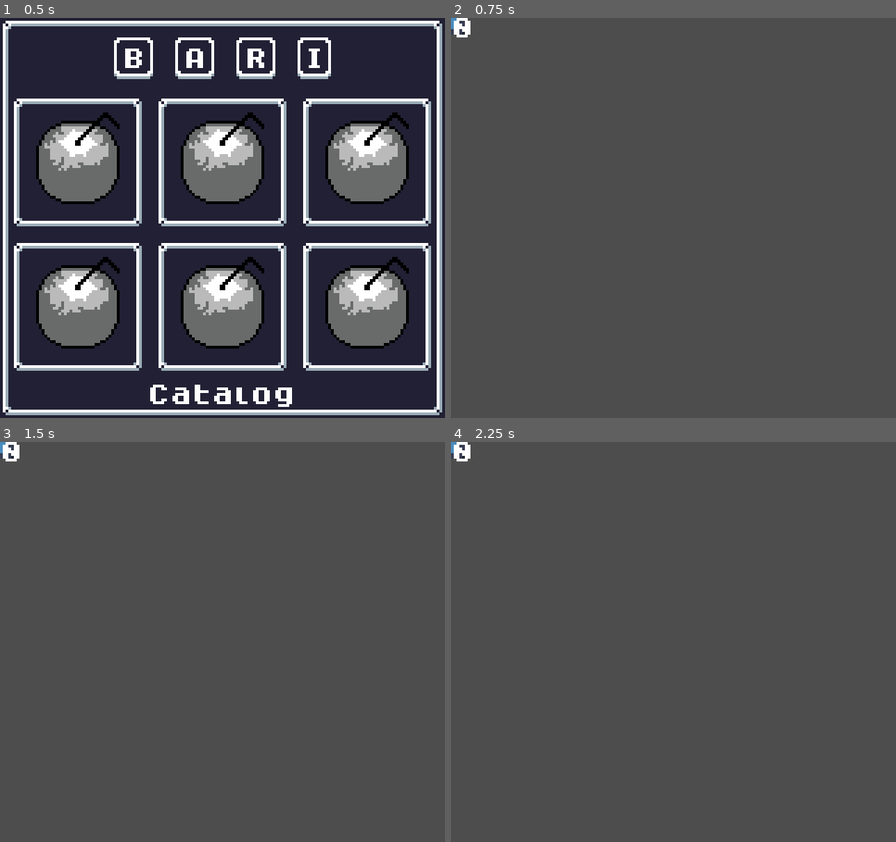
Above: before the commit, frames 1-4 (two rows, left to right).
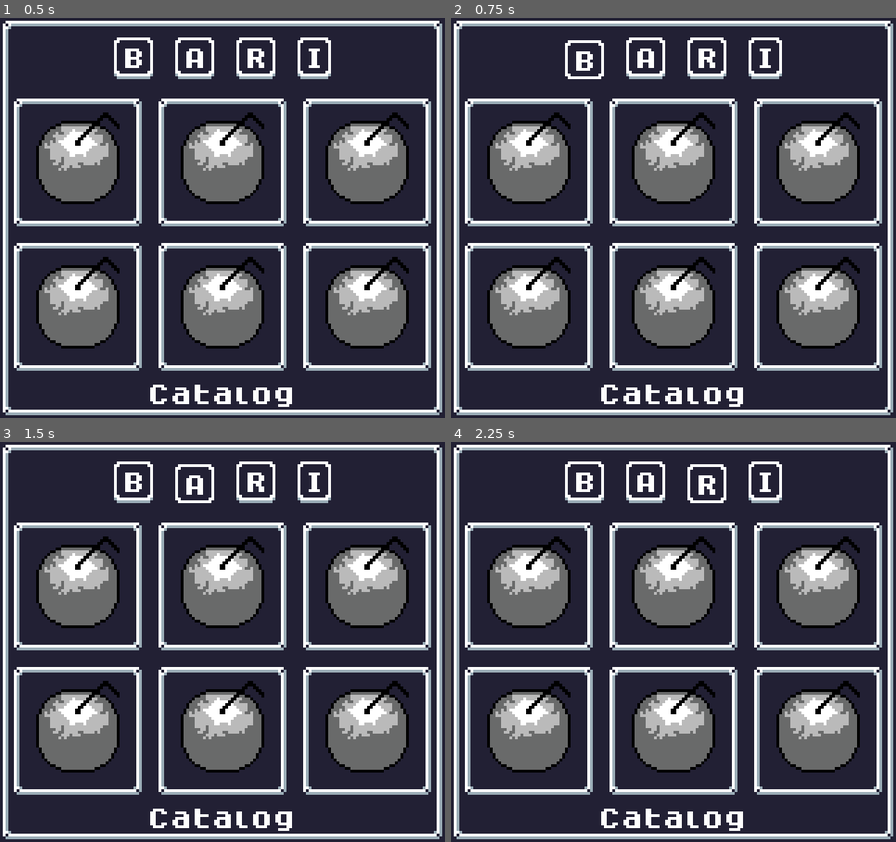
Above: after the commit, the same moments.

Repository: andrebariani/gbjam_12_spooky_fishing
Game: Godot game, scene res://scenes/ui/gallery.tscn
The game is run twice, just before and just after one commit, with the same random seed, the same clock (stepped at 60 frames per second) and the same inputs. This scene is started directly instead of the project's main scene. The engine's default icon, where the game draws it, is replaced by a stand-in: a white triangle on a blue panel in a dark square.
Inputs (mouse positions are in pixels of both pictures, inside the frame that each line leads up to):
- Up to frame 1 (0.5 s): no input
- Up to frame 2 (0.75 s): click "B" at 0.5 s
- Up to frame 3 (1.5 s): click (195, 482) at 1.25 s, where only the run after the commit has a clickable "A"
- Up to frame 4 (2.25 s): click (709, 482) at 2 s, where only the run after the commit has a clickable "R"

Frame 1 is identical in both runs. In frame 2, 100% of the frame differs, in the area x 0-100%, y 0-100%; in frame 3, 100%; in frame 4, 100%.

Commit message:
More Ui updates

Diff:
--- /dev/null
+++ b/scenes/ui/fish_details.gd
@@ -0,0 +1,11 @@
+extends Control
+
+
+# Called when the node enters the scene tree for the first time.
+func _ready() -> void:
+	pass # Replace with function body.
+
+
+# Called every frame. 'delta' is the elapsed time since the previous frame.
+func _process(delta: float) -> void:
+	pass
--- /dev/null
+++ b/scenes/ui/fish_details.tscn
@@ -0,0 +1,131 @@
+[gd_scene load_steps=8 format=3 uid="uid://bw8d61cqye3lk"]
+
+[ext_resource type="Script" path="res://scenes/ui/fish_details.gd" id="1_82oxm"]
+[ext_resource type="Texture2D" uid="uid://dyfiyehobeul1" path="res://assets/ui-border.png" id="2_rb725"]
+[ext_resource type="Texture2D" uid="uid://4kfqsag3hud2" path="res://assets/fish/test_fish.png" id="4_12odt"]
+[ext_resource type="FontFile" uid="uid://oev3rdf5s6wf" path="res://assets/dogicapixel.otf" id="5_bl47c"]
+[ext_resource type="FontFile" uid="uid://cfdua1dcq34bg" path="res://assets/dogicapixelbold.otf" id="6_o5jrp"]
+[ext_resource type="Theme" uid="uid://5g30rxyaj341" path="res://scenes/ui/deafult_theme.tres" id="6_w2fny"]
+
+[sub_resource type="StyleBoxTexture" id="StyleBoxTexture_vdse1"]
+texture = ExtResource("2_rb725")
+texture_margin_left = 4.0
+texture_margin_top = 4.0
+texture_margin_right = 4.0
+texture_margin_bottom = 4.0
+
+[node name="FishDetails" type="Control"]
+layout_mode = 3
+anchors_preset = 15
+anchor_right = 1.0
+anchor_bottom = 1.0
+grow_horizontal = 2
+grow_vertical = 2
+script = ExtResource("1_82oxm")
+
+[node name="MarginContainer" type="MarginContainer" parent="."]
+layout_mode = 1
+anchors_preset = 15
+anchor_right = 1.0
+anchor_bottom = 1.0
+grow_horizontal = 2
+grow_vertical = 2
+theme_override_constants/margin_left = 4
+theme_override_constants/margin_top = 4
+theme_override_constants/margin_right = 4
+theme_override_constants/margin_bottom = 4
+
+[node name="Background" type="NinePatchRect" parent="MarginContainer"]
+layout_mode = 2
+texture = ExtResource("2_rb725")
+patch_margin_left = 10
+patch_margin_top = 10
+patch_margin_right = 10
+patch_margin_bottom = 10
+
+[node name="MarginContainer" type="MarginContainer" parent="MarginContainer/Background"]
+layout_mode = 1
+anchors_preset = 15
+anchor_right = 1.0
+anchor_bottom = 1.0
+grow_horizontal = 2
+grow_vertical = 2
+theme_override_constants/margin_left = 6
+theme_override_constants/margin_top = 6
+theme_override_constants/margin_right = 6
+theme_override_constants/margin_bottom = 6
+
+[node name="VBoxContainer" type="VBoxContainer" parent="MarginContainer/Background/MarginContainer"]
+layout_mode = 2
+size_flags_horizontal = 4
+theme_override_constants/separation = 2
+alignment = 1
+
+[node name="Label" type="Label" parent="MarginContainer/Background/MarginContainer/VBoxContainer"]
+layout_mode = 2
+theme_override_fonts/font = ExtResource("6_o5jrp")
+text = "LOG"
+horizontal_alignment = 1
+vertical_alignment = 1
+
+[node name="GridContainer" type="GridContainer" parent="MarginContainer/Background/MarginContainer/VBoxContainer"]
+layout_mode = 2
+size_flags_horizontal = 6
+size_flags_vertical = 6
+theme_override_constants/h_separation = 2
+columns = 3
+
+[node name="PanelContainer4" type="PanelContainer" parent="MarginContainer/Background/MarginContainer/VBoxContainer/GridContainer"]
+layout_mode = 2
+size_flags_vertical = 4
+theme_override_styles/panel = SubResource("StyleBoxTexture_vdse1")
+
+[node name="TextureRect" type="TextureRect" parent="MarginContainer/Background/MarginContainer/VBoxContainer/GridContainer/PanelContainer4"]
+layout_mode = 2
+texture = ExtResource("4_12odt")
+stretch_mode = 5
+
+[node name="PanelContainer5" type="PanelContainer" parent="MarginContainer/Background/MarginContainer/VBoxContainer/GridContainer"]
+layout_mode = 2
+size_flags_horizontal = 3
+size_flags_vertical = 3
+theme_override_styles/panel = SubResource("StyleBoxTexture_vdse1")
+
+[node name="Label" type="Label" parent="MarginContainer/Background/MarginContainer/VBoxContainer/GridContainer/PanelContainer5"]
+custom_minimum_size = Vector2(70, 70)
+layout_mode = 2
+size_flags_horizontal = 4
+theme_override_fonts/font = ExtResource("5_bl47c")
+theme_override_font_sizes/font_size = 8
+text = "Lorem ipsum dolor sit amet, consectetur adipiscing elit."
+horizontal_alignment = 3
+vertical_alignment = 1
+autowrap_mode = 3
+
+[node name="AnimationPlayer" type="AnimationPlayer" parent="MarginContainer/Background/MarginContainer/VBoxContainer/GridContainer"]
+
+[node name="HBoxContainer" type="HBoxContainer" parent="MarginContainer/Background/MarginContainer/VBoxContainer"]
+layout_mode = 2
+alignment = 1
+
+[node name="Button" type="Button" parent="MarginContainer/Background/MarginContainer/VBoxContainer/HBoxContainer"]
+layout_mode = 2
+theme = ExtResource("6_w2fny")
+theme_override_font_sizes/font_size = 8
+text = "Info"
+
+[node name="Button2" type="Button" parent="MarginContainer/Background/MarginContainer/VBoxContainer/HBoxContainer"]
+layout_mode = 2
+theme = ExtResource("6_w2fny")
+theme_override_font_sizes/font_size = 8
+text = "Data"
+
+[node name="Button3" type="Button" parent="MarginContainer/Background/MarginContainer/VBoxContainer/HBoxContainer"]
+layout_mode = 2
+theme = ExtResource("6_w2fny")
+theme_override_font_sizes/font_size = 8
+text = "Back"
+
+[connection signal="pressed" from="MarginContainer/Background/MarginContainer/VBoxContainer/HBoxContainer/Button" to="." method="_on_button_pressed"]
+[connection signal="pressed" from="MarginContainer/Background/MarginContainer/VBoxContainer/HBoxContainer/Button2" to="." method="_on_button_pressed"]
+[connection signal="pressed" from="MarginContainer/Background/MarginContainer/VBoxContainer/HBoxContainer/Button3" to="." method="_on_button_pressed"]
--- /dev/null
+++ b/scenes/ui/gallery.gd
@@ -0,0 +1,11 @@
+extends Control
+
+
+# Called when the node enters the scene tree for the first time.
+func _ready() -> void:
+	pass # Replace with function body.
+
+
+# Called every frame. 'delta' is the elapsed time since the previous frame.
+func _process(delta: float) -> void:
+	pass
--- a/scenes/ui/gallery.tscn
+++ b/scenes/ui/gallery.tscn
@@ -1,6 +1,6 @@
 [gd_scene load_steps=12 format=3 uid="uid://cwhhig6vleiof"]
 
-[ext_resource type="Script" path="res://scenes/ui/main_menu.gd" id="1_lib0b"]
+[ext_resource type="Script" path="res://scenes/ui/gallery.gd" id="1_n016w"]
 [ext_resource type="Texture2D" uid="uid://dyfiyehobeul1" path="res://assets/ui-border.png" id="2_qsh7p"]
 [ext_resource type="FontFile" uid="uid://cfdua1dcq34bg" path="res://assets/dogicapixelbold.otf" id="3_80uf5"]
 [ext_resource type="Texture2D" uid="uid://b41ubi3p8d5wa" path="res://assets/button_down.png" id="4_68uod"]
@@ -49,7 +49,7 @@
 anchor_bottom = 1.0
 grow_horizontal = 2
 grow_vertical = 2
-script = ExtResource("1_lib0b")
+script = ExtResource("1_n016w")
 
 [node name="Background" type="NinePatchRect" parent="."]
 layout_mode = 1
--- /dev/null
+++ b/scenes/ui/game_menu.gd
@@ -0,0 +1,11 @@
+extends Control
+
+
+# Called when the node enters the scene tree for the first time.
+func _ready() -> void:
+	pass # Replace with function body.
+
+
+# Called every frame. 'delta' is the elapsed time since the previous frame.
+func _process(delta: float) -> void:
+	pass
--- /dev/null
+++ b/scenes/ui/game_menu.tscn
@@ -0,0 +1,107 @@
+[gd_scene load_steps=12 format=3 uid="uid://hb38w7lbp7f4"]
+
+[ext_resource type="Script" path="res://scenes/ui/game_menu.gd" id="1_brl2b"]
+[ext_resource type="Texture2D" uid="uid://dyfiyehobeul1" path="res://assets/ui-border.png" id="2_x7r60"]
+[ext_resource type="FontFile" uid="uid://cfdua1dcq34bg" path="res://assets/dogicapixelbold.otf" id="3_vk0jd"]
+[ext_resource type="Texture2D" uid="uid://b41ubi3p8d5wa" path="res://assets/button_down.png" id="4_2feul"]
+[ext_resource type="Texture2D" uid="uid://u37hbuckq26j" path="res://assets/bait.png" id="5_plb4u"]
+[ext_resource type="Texture2D" uid="uid://d2o6sr0541rx0" path="res://assets/button_up.png" id="5_w2skk"]
+[ext_resource type="FontFile" uid="uid://oev3rdf5s6wf" path="res://assets/dogicapixel.otf" id="7_hmosj"]
+
+[sub_resource type="StyleBoxTexture" id="StyleBoxTexture_uf2ft"]
+content_margin_bottom = 3.0
+texture = ExtResource("4_2feul")
+texture_margin_left = 5.0
+texture_margin_top = 6.0
+texture_margin_right = 5.0
+texture_margin_bottom = 6.0
+
+[sub_resource type="StyleBoxEmpty" id="StyleBoxEmpty_6d4m1"]
+
+[sub_resource type="StyleBoxTexture" id="StyleBoxTexture_rfpf4"]
+texture = ExtResource("5_w2skk")
+texture_margin_left = 5.0
+texture_margin_top = 6.0
+texture_margin_right = 5.0
+texture_margin_bottom = 6.0
+
+[sub_resource type="Theme" id="Theme_l3ygx"]
+Button/colors/font_color = Color(1, 1, 1, 1)
+Button/colors/font_focus_color = Color(1, 1, 1, 1)
+Button/colors/font_hover_color = Color(1, 1, 1, 1)
+Button/font_sizes/font_size = 8
+Button/styles/disabled = SubResource("StyleBoxTexture_uf2ft")
+Button/styles/focus = SubResource("StyleBoxEmpty_6d4m1")
+Button/styles/hover = SubResource("StyleBoxTexture_uf2ft")
+Button/styles/normal = SubResource("StyleBoxTexture_rfpf4")
+Button/styles/pressed = SubResource("StyleBoxTexture_uf2ft")
+
+[node name="GameMenu" type="Control"]
+layout_mode = 3
+anchors_preset = 15
+anchor_right = 1.0
+anchor_bottom = 1.0
+grow_horizontal = 2
+grow_vertical = 2
+script = ExtResource("1_brl2b")
+
+[node name="Background" type="NinePatchRect" parent="."]
+layout_mode = 1
+anchors_preset = 15
+anchor_right = 1.0
+anchor_bottom = 1.0
+offset_top = 124.0
+grow_horizontal = 2
+grow_vertical = 2
+texture = ExtResource("2_x7r60")
+patch_margin_left = 10
+patch_margin_top = 10
+patch_margin_right = 10
+patch_margin_bottom = 10
+
+[node name="MarginContainer" type="MarginContainer" parent="Background"]
+layout_mode = 1
+anchors_preset = 15
+anchor_right = 1.0
+anchor_bottom = 1.0
+grow_horizontal = 2
+grow_vertical = 2
+theme_override_constants/margin_top = 4
+theme_override_constants/margin_right = 4
+theme_override_constants/margin_bottom = 4
+
+[node name="HBoxContainer2" type="HBoxContainer" parent="Background/MarginContainer"]
+layout_mode = 2
+theme_override_constants/separation = 2
+alignment = 1
+
+[node name="HBoxContainer" type="HFlowContainer" parent="Background/MarginContainer/HBoxContainer2"]
+layout_mode = 2
+size_flags_horizontal = 3
+
+[node name="Icon" type="Button" parent="Background/MarginContainer/HBoxContainer2/HBoxContainer"]
+layout_mode = 2
+theme = SubResource("Theme_l3ygx")
+theme_override_fonts/font = ExtResource("7_hmosj")
+theme_override_font_sizes/font_size = 8
+text = "x9"
+icon = ExtResource("5_plb4u")
+
+[node name="Region" type="Label" parent="Background/MarginContainer/HBoxContainer2/HBoxContainer"]
+layout_mode = 2
+theme_override_fonts/font = ExtResource("3_vk0jd")
+theme_override_font_sizes/font_size = 8
+text = "Region"
+horizontal_alignment = 1
+vertical_alignment = 1
+
+[node name="Time" type="Label" parent="Background/MarginContainer/HBoxContainer2"]
+layout_mode = 2
+size_flags_horizontal = 4
+theme_override_fonts/font = ExtResource("7_hmosj")
+theme_override_font_sizes/font_size = 8
+text = "01:23"
+horizontal_alignment = 1
+vertical_alignment = 1
+
+[connection signal="pressed" from="Background/MarginContainer/HBoxContainer2/HBoxContainer/Icon" to="." method="_on_button_pressed"]
Binary file added: assets/bait.png
Not shown, added: assets/bait.png.import
Binary file added: assets/fish/test_fish.aseprite
Binary file added: assets/fish/test_fish.png
Not shown, added: assets/fish/test_fish.png.import
Binary file added: assets/fish/test_fish_m.png
Not shown, added: assets/fish/test_fish_m.png.import
Binary file added: assets/fish/test_fish_s.png
Not shown, added: assets/fish/test_fish_s.png.import
